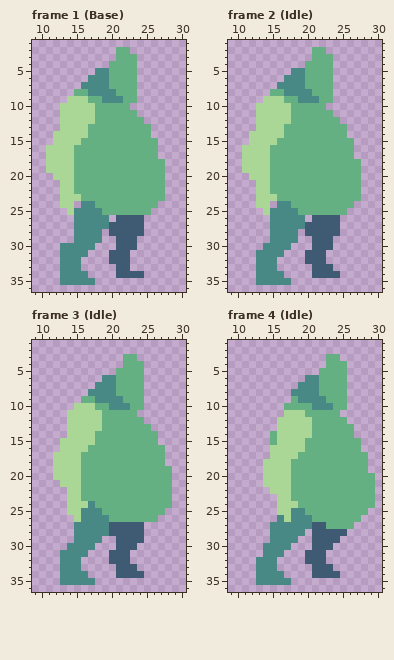
Pixel-art file, stored at sprites/zombie-spritesheet.aseprite. Above: the version before the commit.
40x40 pixels, 9 frames. Shown: frame 1 (Base): x 9..30, y 1..36; frame 2 (Idle): x 9..30, y 1..36; frame 3 (Idle): x 9..30, y 1..36; frame 4 (Idle): x 9..30, y 1..36. The commit also changed other frames, which this record leaves out.
And afterwards:
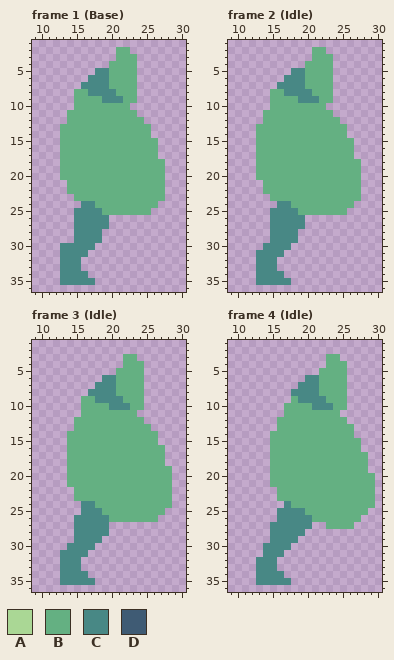
Palette (. is transparent): A #aad795  B #64b082  C #488885  D #3f5b74
Author's note on the commit: chore: Setup initial move animation with front leg frames.
From old to new:
layer "BackLeg" now hidden
layer "FrontArm" now hidden
--- frame 1 (Base)
@@ x 9..30 @@
  8 ......BBCCCCBBB.......
- 9 .....AAABBCCCBB.......
-10 ....AAAAABBBBB........
-11 ....AAAAABBBBBB.......
-12 ....AAAAABBBBBBB......
-13 ....AAAABBBBBBBBB.....
-14 ...AAAAABBBBBBBBB.....
-15 ...AAAABBBBBBBBBBB....
-16 ..AAAABBBBBBBBBBBB....
-17 ..AAAABBBBBBBBBBBB....
-18 ..AAAABBBBBBBBBBBBB...
-19 ..AAAABBBBBBBBBBBBB...
-20 ...AAABBBBBBBBBBBBB...
-21 ....AABBBBBBBBBBBBB...
-22 ....AABBBBBBBBBBBBB...
-23 ....AAABBBBBBBBBBBB...
-24 ....AA.CCBBBBBBBBB....
-25 .....ACCCCBBBBBBB.....
-26 ......CCCCC.DDDD......
-27 ......CCCCCDDDDD......
-28 ......CCCC.DDDDD......
-29 ......CCCC..DDD.......
-30 ....CCCCC...DDD.......
-31 ....CCCC...DDD........
-32 ....CCC....DDD........
-33 ....CCC.....DD........
-34 ....CCCC....DDDD......
+ 9 ......BBBBCCCBB.......
+10 ......BBBBBBBB........
+11 .....BBBBBBBBBB.......
+12 .....BBBBBBBBBBB......
+13 ....BBBBBBBBBBBBB.....
+14 ....BBBBBBBBBBBBB.....
+15 ....BBBBBBBBBBBBBB....
+16 ....BBBBBBBBBBBBBB....
+17 ....BBBBBBBBBBBBBB....
+18 ....BBBBBBBBBBBBBBB...
+19 ....BBBBBBBBBBBBBBB...
+20 ....BBBBBBBBBBBBBBB...
+21 .....BBBBBBBBBBBBBB...
+22 .....BBBBBBBBBBBBBB...
+23 ......BBBBBBBBBBBBB...
+24 .......CCBBBBBBBBB....
+25 ......CCCCBBBBBBB.....
+26 ......CCCCC...........
+27 ......CCCCC...........
+28 ......CCCC............
+29 ......CCCC............
+30 ....CCCCC.............
+31 ....CCCC..............
+32 ....CCC...............
+33 ....CCC...............
+34 ....CCCC..............
 35 ....CCCCC.............
--- frame 2 (Idle)
@@ x 9..30 @@
  8 ......BBCCCCBBB.......
- 9 .....AAABBCCCBB.......
-10 ....AAAAABBBBB........
-11 ....AAAAABBBBBB.......
-12 ....AAAAABBBBBBB......
-13 ....AAAABBBBBBBBB.....
-14 ...AAAAABBBBBBBBB.....
-15 ...AAAABBBBBBBBBBB....
-16 ..AAAABBBBBBBBBBBB....
-17 ..AAAABBBBBBBBBBBB....
-18 ..AAAABBBBBBBBBBBBB...
-19 ..AAAABBBBBBBBBBBBB...
-20 ...AAABBBBBBBBBBBBB...
-21 ....AABBBBBBBBBBBBB...
-22 ....AABBBBBBBBBBBBB...
-23 ....AAABBBBBBBBBBBB...
-24 ....AA.CCBBBBBBBBB....
-25 .....ACCCCBBBBBBB.....
-26 ......CCCCC.DDDD......
-27 ......CCCCCDDDDD......
-28 ......CCCC.DDDDD......
-29 ......CCCC..DDD.......
-30 .....CCCC...DDD.......
-31 ....CCCC...DDD........
-32 ....CCC....DDD........
-33 ....CCC.....DDD.......
-34 ....CCCC....DDDD......
+ 9 ......BBBBCCCBB.......
+10 ......BBBBBBBB........
+11 .....BBBBBBBBBB.......
+12 .....BBBBBBBBBBB......
+13 ....BBBBBBBBBBBBB.....
+14 ....BBBBBBBBBBBBB.....
+15 ....BBBBBBBBBBBBBB....
+16 ....BBBBBBBBBBBBBB....
+17 ....BBBBBBBBBBBBBB....
+18 ....BBBBBBBBBBBBBBB...
+19 ....BBBBBBBBBBBBBBB...
+20 ....BBBBBBBBBBBBBBB...
+21 .....BBBBBBBBBBBBBB...
+22 .....BBBBBBBBBBBBBB...
+23 ......BBBBBBBBBBBBB...
+24 .......CCBBBBBBBBB....
+25 ......CCCCBBBBBBB.....
+26 ......CCCCC...........
+27 ......CCCCC...........
+28 ......CCCC............
+29 ......CCCC............
+30 .....CCCC.............
+31 ....CCCC..............
+32 ....CCC...............
+33 ....CCC...............
+34 ....CCCC..............
 35 ....CCCCC.............
--- frame 3 (Idle)
@@ x 9..30 @@
  9 .......BBCCCCBBB......
-10 ......AAABBCCCBB......
-11 .....AAAAABBBBB.......
-12 .....AAAAABBBBBB......
-13 .....AAAAABBBBBBB.....
-14 .....AAAABBBBBBBBB....
-15 ....AAAAABBBBBBBBB....
-16 ....AAAABBBBBBBBBBB...
-17 ...AAAABBBBBBBBBBBB...
-18 ...AAAABBBBBBBBBBBB...
-19 ...AAAABBBBBBBBBBBBB..
-20 ...AAAABBBBBBBBBBBBB..
-21 ....AAABBBBBBBBBBBBB..
-22 .....AABBBBBBBBBBBBB..
-23 .....AABBBBBBBBBBBBB..
-24 .....AAACBBBBBBBBBBB..
-25 .....AACCCBBBBBBBBB...
-26 ......ACCCCBBBBBBB....
-27 ......CCCCCDDDDD......
-28 ......CCCCCDDDDD......
-29 ......CCCC..DDDD......
-30 .....CCCC...DDD.......
-31 ....CCCC...DDD........
-32 ....CCC....DDD........
-33 ....CCC.....DDD.......
-34 ....CCCC....DDDD......
+10 .......BBBBCCCBB......
+11 .......BBBBBBBB.......
+12 ......BBBBBBBBBB......
+13 ......BBBBBBBBBBB.....
+14 .....BBBBBBBBBBBBB....
+15 .....BBBBBBBBBBBBB....
+16 .....BBBBBBBBBBBBBB...
+17 .....BBBBBBBBBBBBBB...
+18 .....BBBBBBBBBBBBBB...
+19 .....BBBBBBBBBBBBBBB..
+20 .....BBBBBBBBBBBBBBB..
+21 .....BBBBBBBBBBBBBBB..
+22 ......BBBBBBBBBBBBBB..
+23 ......BBBBBBBBBBBBBB..
+24 .......CCBBBBBBBBBBB..
+25 .......CCCBBBBBBBBB...
+26 ......CCCCCBBBBBBB....
+27 ......CCCCC...........
+28 ......CCCCC...........
+29 ......CCCC............
+30 .....CCCC.............
+31 ....CCCC..............
+32 ....CCC...............
+33 ....CCC...............
+34 ....CCCC..............
 35 ....CCCCC.............
--- frame 4 (Idle)
@@ x 9..30 @@
 10 ........BBBBCCCBB.....
-11 ........AAABBBBB......
-12 .......AAAAABBBBB.....
-13 .......AAAAABBBBBB....
-14 ......BAAAAABBBBBB....
-15 ......BAAAABBBBBBBB...
-16 ......AAAAABBBBBBBB...
-17 ......AAAABBBBBBBBBB..
-18 .....AAAABBBBBBBBBBB..
-19 .....AAAABBBBBBBBBBB..
-20 .....AAAABBBBBBBBBBBB.
-21 .....AAAABBBBBBBBBBBB.
-22 ......AAABBBBBBBBBBBB.
-23 .......AABBBBBBBBBBBB.
-24 .......AAABBBBBBBBBBB.
-25 .......AACCBBBBBBBBB..
-26 .......CACCCBBBBBBB...
-27 ......CCCCCCDDBBBB....
-28 ......CCCCC.DDDDD.....
-29 ......CCCC..DDDD......
-30 .....CCCC...DDD.......
-31 .....CCC...DDD........
-32 ....CCC....DDD........
-33 ....CCC.....DDD.......
-34 ....CCCC....DDDD......
+11 ........BBBBBBBB......
+12 .......BBBBBBBBBB.....
+13 .......BBBBBBBBBBB....
+14 ......BBBBBBBBBBBB....
+15 ......BBBBBBBBBBBBB...
+16 ......BBBBBBBBBBBBB...
+17 ......BBBBBBBBBBBBBB..
+18 ......BBBBBBBBBBBBBB..
+19 ......BBBBBBBBBBBBBB..
+20 ......BBBBBBBBBBBBBBB.
+21 ......BBBBBBBBBBBBBBB.
+22 .......BBBBBBBBBBBBBB.
+23 .......BBBBBBBBBBBBBB.
+24 ........CBBBBBBBBBBBB.
+25 .......CCCCBBBBBBBBB..
+26 .......CCCCCBBBBBBB...
+27 ......CCCCCC..BBBB....
+28 ......CCCCC...........
+29 ......CCCC............
+30 .....CCCC.............
+31 .....CCC..............
+32 ....CCC...............
+33 ....CCC...............
+34 ....CCCC..............
 35 ....CCCCC.............
Changed places in both pictures, as pixel boxes (x1, y1, x2, y2):
changed: (46, 96, 144, 278)
changed: (242, 96, 340, 278)
changed: (53, 403, 144, 578)
changed: (263, 410, 347, 578)
